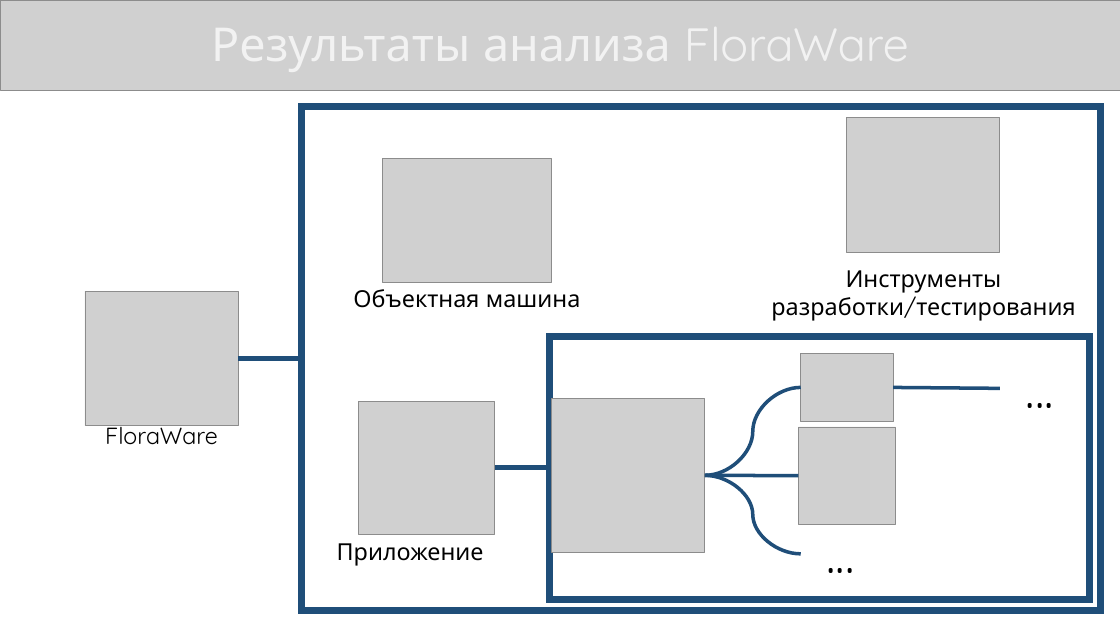
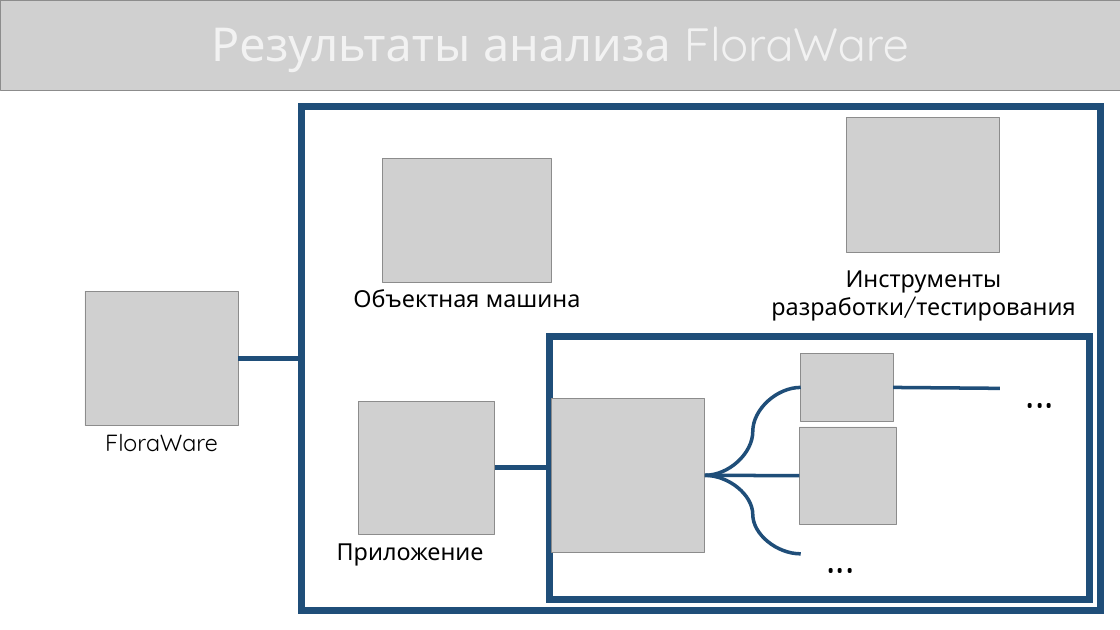
Before and after one commit to KonstantinShemyakin/Diplom, a slide deck: slide 6 of Presentation/NMSTU_Presentation.pptx. Drawn at 1120x630 pixels with LibreOffice and Linux fonts; fonts in the diff are those of the drawing; grey boxes stand for pictures. Boxes give left, top, right and bottom in pixels: in the first picture for what was removed or moved away, otherwise in the second. Text is boxed around its words. In the diff, an @@ line names an element or a change of style, - is before the commit and + after.

```diff
--- a/Presentation/NMSTU_Presentation.pptx
+++ b/Presentation/NMSTU_Presentation.pptx
@@ text "FloraWare" rewrapped from (105,420,218,445) to (105,434,218,452) @@
```
Also in this commit, not shown: 5 other slides changed, 1 slide added, 1 other file.
